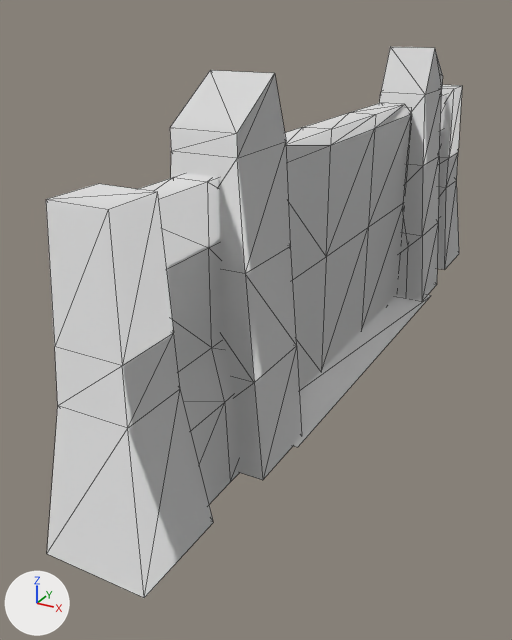
What one commit did to the glTF model game/assets/objects/s_heavygate.glb.
Camera for both pictures: a 50 mm camera at (19.4, -47.9, 24.8) aimed at (-3.8, -5.7, 3.7). Lighting does not change. The marker at lower left points along +X, +Y and +Z. The picture after the commit comes second. Mesh edges are drawn as thin lines. Where no turn or scale is listed for an object, it has been applied to the vertices. Vertices at exactly the same position are counted once.

In view in the first picture: 'S_HeavyGate', 'S_HeavyGateDoor'.
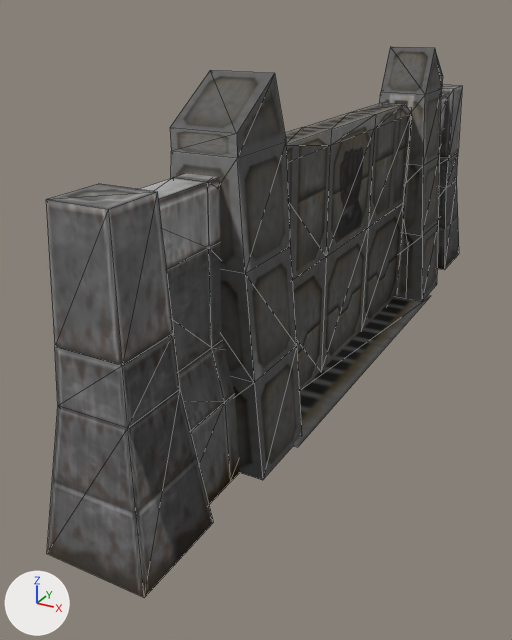
What differs and where, as boxes (x1, y1, x2, y2) in the pictures (512 x 640 px):
'S_HeavyGateDoor', recoloured (white to black): (285, 103, 411, 392) in both
part 1 of me_s_heavygate, recoloured (white to grey): (170, 47, 443, 480) in both
part 2 of me_s_heavygate, recoloured (white to grey): (46, 173, 240, 598) in both
part 3 of me_s_heavygate, recoloured (white to grey): (437, 85, 462, 270) in both

Patch to the scene script:
```diff
--- a/game/assets/objects/s_heavygate.glb.py
+++ b/game/assets/objects/s_heavygate.glb.py
@@ img_image_0 @@
+img_image_0 = load_image('Image_0', '_unpacked/Image_0', 128, 128, 'sRGB')
@@ img_image_1 @@
+img_image_1 = load_image('Image_1', '_unpacked/Image_1', 128, 128, 'sRGB')
@@ mat_mech @@
+mat_mech = principled_material('mech')
+mat_mech.texture = img_image_0
+mat_mech.metallic = 0.3
+mat_mech.roughness = 0.6
@@ mat_mech_001 @@
+mat_mech_001 = principled_material('mech.001')
+mat_mech_001.texture = img_image_1
+mat_mech_001.metallic = 0.3
+mat_mech_001.roughness = 0.6
@@ me_s_heavygate @@
 me_s_heavygate.from_pydata(...)  # 138 vertices, 196 faces; spans x -3.9..3.9, y -28.6..28.6, z 0.0..21.8
 # used by ob_s_heavygate; location = (0.0, 0.0, 0.0)
+# me_s_heavygate part 1: 72 of the faces centred in x -3.1..3.3, y -18.1..17.9, z 0.1..21.0 switch from no material to mat_mech (picture img_image_0)
+# me_s_heavygate part 2: 62 of the faces centred in x -2.7..2.7, y -28.3..-15.0, z 1.7..17.8 switch from no material to mat_mech_001 (picture img_image_1)
+# me_s_heavygate part 3: 62 of the faces centred in x -2.6..2.7, y 15.0..28.3, z 1.7..17.8 switch from no material to mat_mech_001 (picture img_image_1)
@@ me_s_heavygatedoor @@
 me_s_heavygatedoor.from_pydata(...)  # 32 vertices, 54 faces; spans x -1.0..1.0, y -13.1..13.0, z -0.1..17.6
+me_s_heavygatedoor.materials.append(mat_mech)  # picture img_image_0
```
